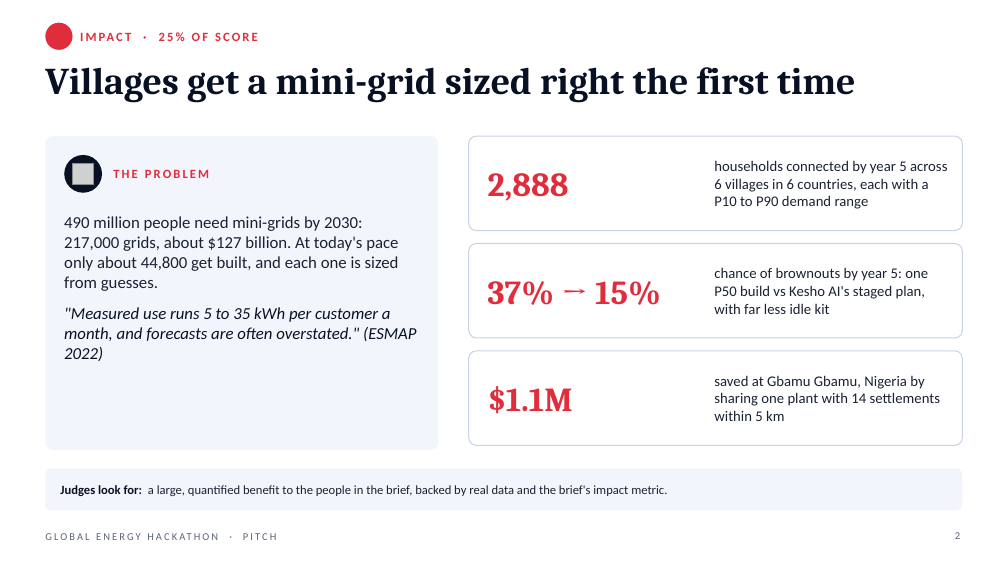
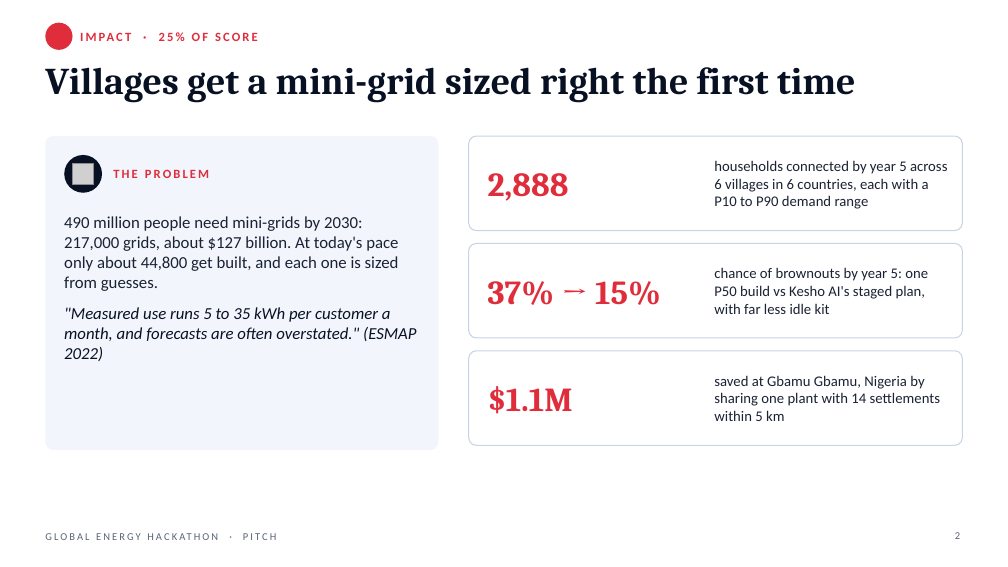
Before and after one commit to saiskarri-svg/Bhanu-AI, a slide deck: slide 2 of hackathon/Kesho_AI_Pitch.pptx. Drawn at 1008x567 pixels with LibreOffice and Linux fonts; fonts in the diff are those of the drawing; grey boxes stand for pictures; background and template pictures are left out. Boxes give left, top, right and bottom in pixels: in the first picture for what was removed or moved away, otherwise in the second. Text is boxed around its words. In the diff, an @@ line names an element or a change of style, - is before the commit and + after.

```diff
--- a/hackathon/Kesho_AI_Pitch.pptx
+++ b/hackathon/Kesho_AI_Pitch.pptx
@@ rounded rectangle removed at (x1=45, y1=469, x2=963, y2=510) @@
@@ text removed at (x1=60, y1=485, x2=667, y2=496) @@
-Judges look for: a large, quantified benefit to the people in the brief, backed by real data and the brief's impact metric.
```
Also in this commit, not shown: 4 other slides changed, 4 other files.
